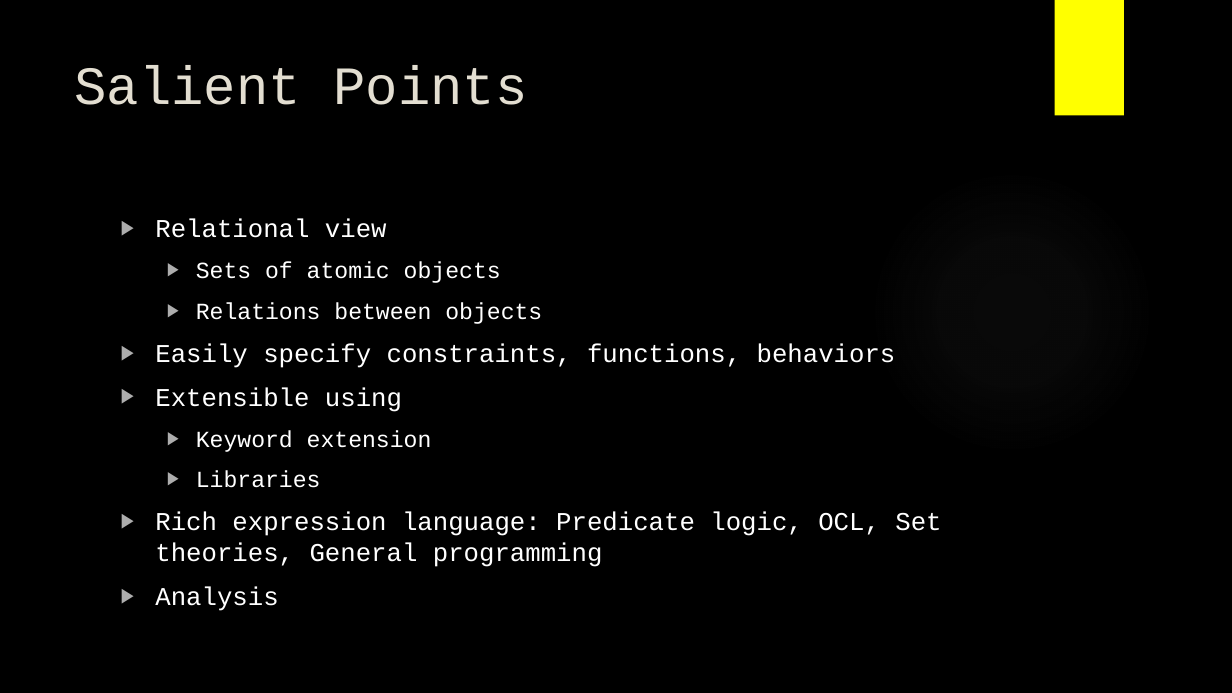
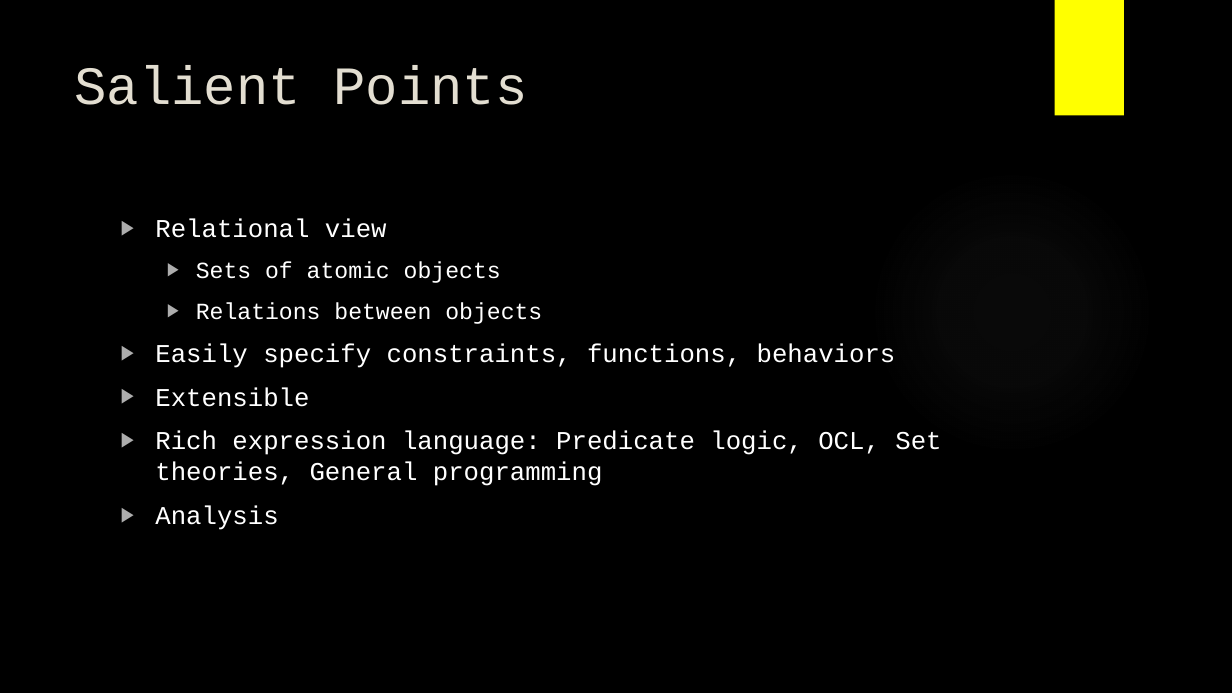
Before and after one commit to Open-MBEE/klang, a slide deck: slide 6 of presentations/K.pptx. Drawn at 1232x693 pixels with LibreOffice and Linux fonts; fonts in the diff are those of the drawing; background and template pictures are left out. Boxes give left, top, right and bottom in pixels: in the first picture for what was removed or moved away, otherwise in the second. Text is boxed around its words. In the diff, an @@ line names an element or a change of style, - is before the commit and + after.

```diff
--- a/presentations/K.pptx
+++ b/presentations/K.pptx
@@ text at bbox=[155, 387, 309, 407]: text changed; size 18 to 20 pt @@
-▶ Extensible using
-  ▶ Keyword extension
-  ▶ Libraries
+▶ Extensible
```
Also in this commit, not shown: 3 other slides changed, 1 slide added, 11 other files.
